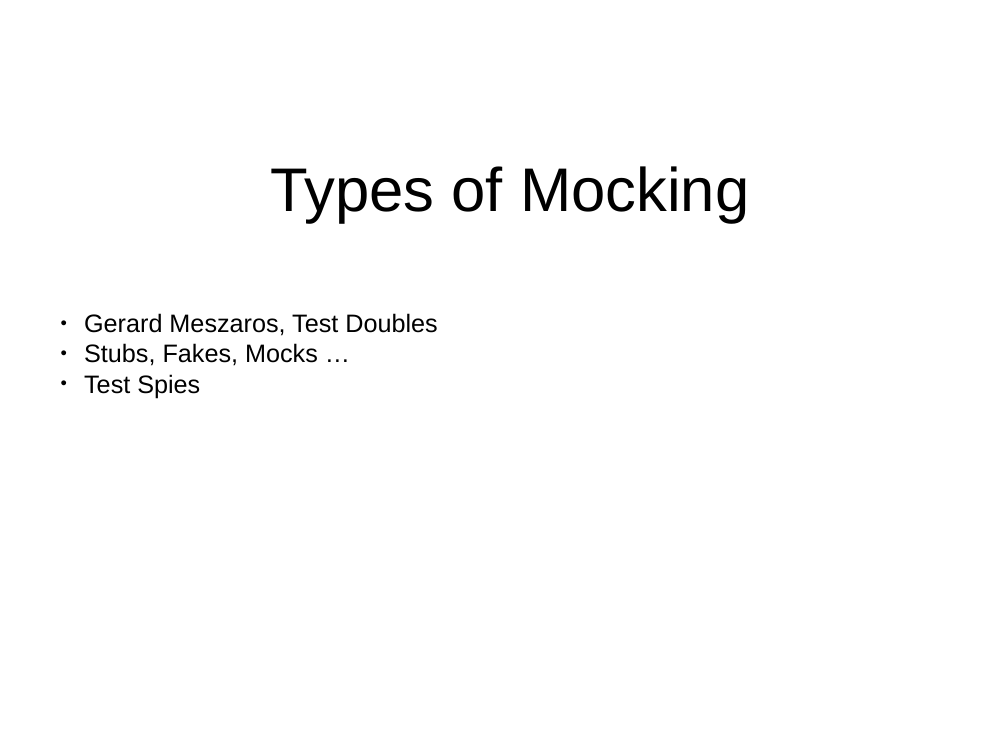
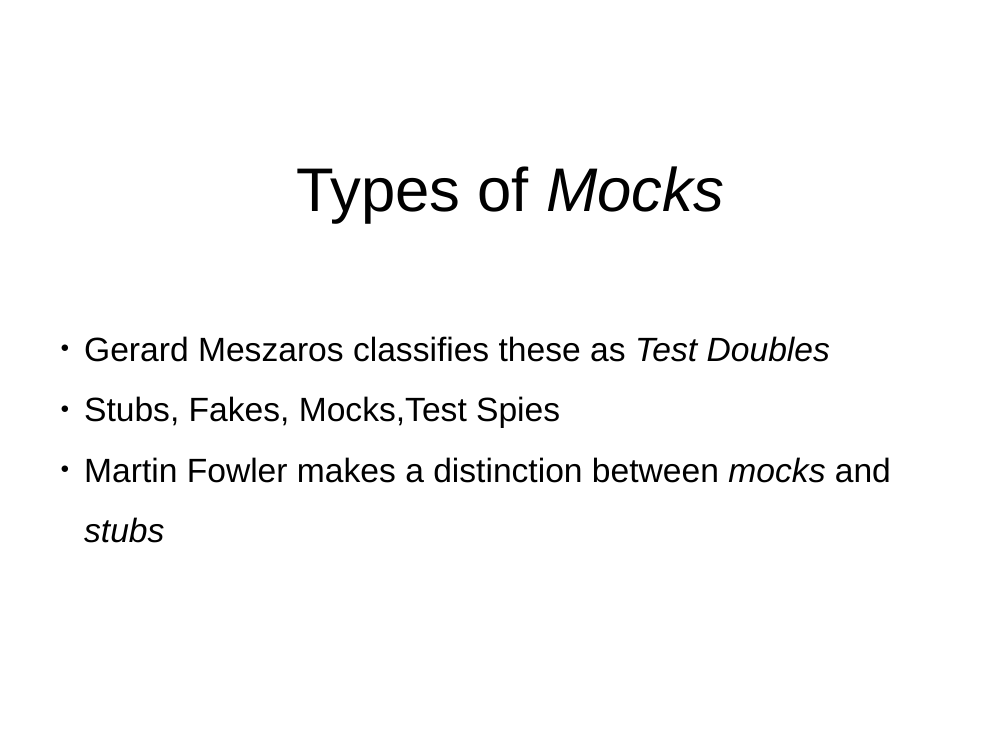
Before and after one commit to virtix/swe-795, a slide deck: slide 13 of doc/Test Doubles and Dependency Design.pptx. Drawn at 1008x756 pixels with LibreOffice and Linux fonts; fonts in the diff are those of the drawing. Boxes give left, top, right and bottom in pixels: in the first picture for what was removed or moved away, otherwise in the second. Text is boxed around its words. In the diff, an @@ line names an element or a change of style, - is before the commit and + after.

```diff
--- a/doc/Test Doubles and Dependency Design.pptx
+++ b/doc/Test Doubles and Dependency Design.pptx
@@ text at (296,166,724,222): text changed @@
-Types of Mocking
+Types of Mocks
@@ text at (84,336,891,543): text changed; size 18 to 24 pt @@
-● Gerard Meszaros, Test Doubles
-● Stubs, Fakes, Mocks …
-● Test Spies
+● Gerard Meszaros classifies these as Test Doubles
+● Stubs, Fakes, Mocks,Test Spies
+● Martin Fowler makes a distinction between mocks and stubs
```
Also in this commit, not shown: 11 other slides changed, 2 slides added, 2 other files.
